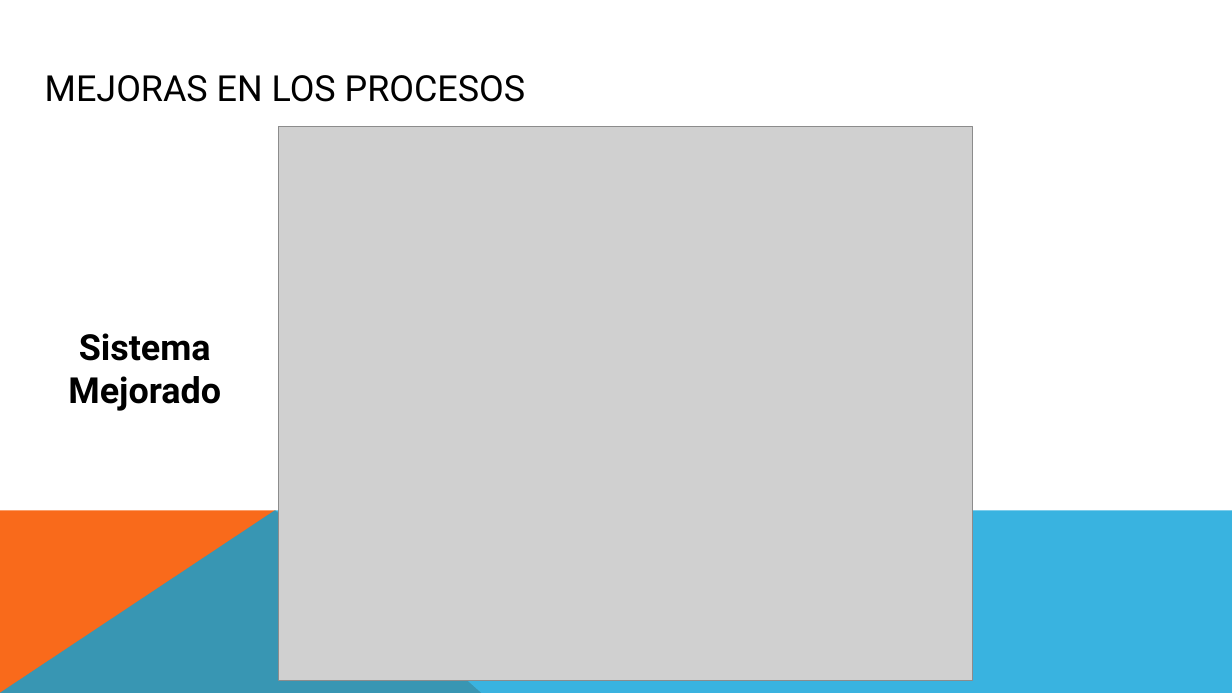
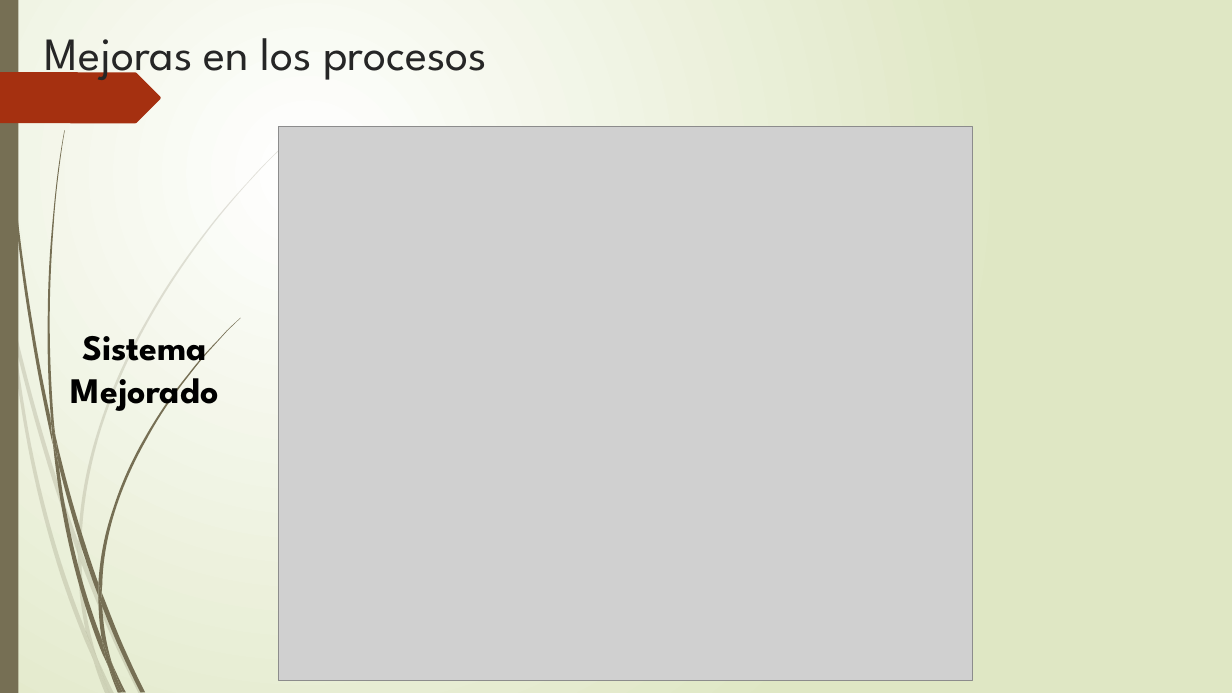
Before and after one commit to food-aid/Seminario, a slide deck: slide 6 of Food-Aid.pptx. Drawn at 1232x693 pixels with LibreOffice and Linux fonts; fonts in the diff are those of the drawing; grey boxes stand for pictures. Boxes give left, top, right and bottom in pixels: in the first picture for what was removed or moved away, otherwise in the second. Text is boxed around its words. In the diff, an @@ line names an element or a change of style, - is before the commit and + after.

```diff
--- a/Food-Aid.pptx
+++ b/Food-Aid.pptx
@@ background #FFFFFF to gradient #FFFFFF to #DFE8C4 @@
@@ rectangle added at bbox=[0, 0, 18, 693], fill #766F54 @@
@@ title "Mejoras en los procesos" at bbox=[45, 38, 487, 85]: vertical alignment middle to top @@
@@ title at bbox=[45, 38, 487, 85]: text changed; size 28 to 36 pt; font Roboto to League Spartan; text colour #000000 to #262626 @@
-MEJORAS EN LOS PROCESOS
+Mejoras en los procesos
@@ freeform shape added at bbox=[0, 72, 161, 123], fill #A53010 @@
@@ text "Sistema" at bbox=[71, 336, 219, 415]: font Roboto to League Spartan @@
@@ freeform shape removed at bbox=[0, 510, 482, 693] @@
@@ freeform shape removed at bbox=[0, 510, 1232, 693] @@
@@ group added at bbox=[0, 141, 288, 693]: 10 freeform shapes @@
@@ group added at bbox=[3, 0, 240, 693]: 12 freeform shapes @@
```
Also in this commit, not shown: 11 other slides changed.
